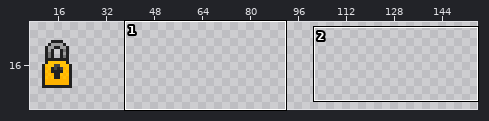
Two states of a pixel-art file, lock.aseprite. The first picture is a wide view before the edit; the outline marks the close-up.
Close-up. As it was:
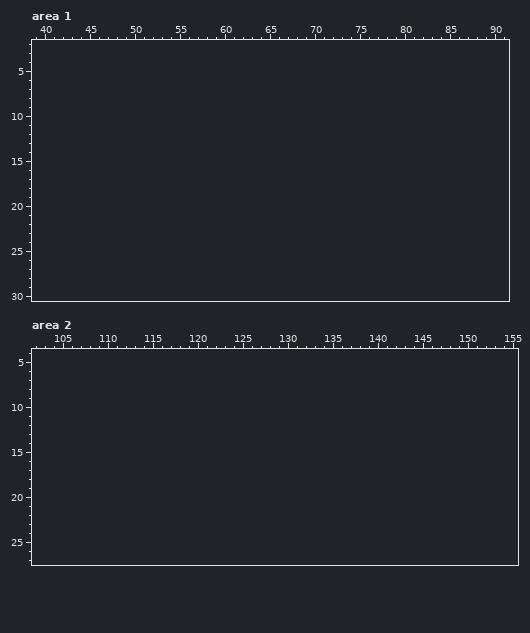
32x32 pixels, 1 frame. Shown: area 1: x 39..91, y 2..30; area 2: x 102..155, y 4..27. The old version is drawn lined up with the new one, on the new canvas. The wide view leaves out empty margins.
The result:
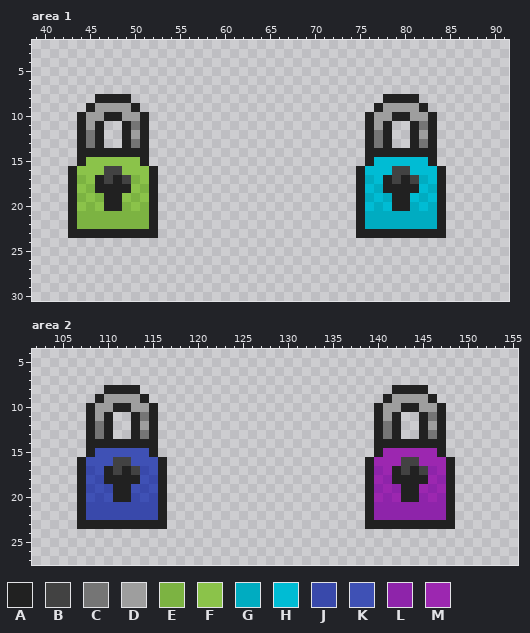
Palette (. is transparent): A #212121  B #424242  C #757575  D #9e9e9e  E #7cb342  F #8bc34a  G #00acc1  H #00bcd4  J #3949ab  K #3f51b5  L #8e24aa  M #9c27b0
Log entry: feat: different key tiers and lock tiers
Diff:
canvas 32x32 -> 160x32
Changed rows in their new state; - is an unchanged pixel.
Area 1:
first column x 43:
 8 ---AAAA----------------------------AAAA---
 9 --ADDDDA--------------------------ADDDDA--
10 -ADDAADDA------------------------ADDAADDA-
11 -ADA--ACA------------------------ADA--ACA-
12 -ACA--ADA------------------------ACA--ADA-
13 -ACA--ACA------------------------ACA--ACA-
14 -AAAAAAAA------------------------AAAAAAAA-
15 -AFFFFFFA------------------------AHHHHHHA-
16 AFFFBBFFFA----------------------AHHHBBHHHA
17 AEFABABEFA----------------------AGHABABGHA
18 AFEAAAAFEA----------------------AHGAAAAHGA
19 AEFEAAFEFA----------------------AGHGAAHGHA
20 AFEFAAEFEA----------------------AHGHAAGHGA
21 AEEEEEEEEA----------------------AGGGGGGGGA
22 AEEEEEEEEA----------------------AGGGGGGGGA
23 AAAAAAAAAA----------------------AAAAAAAAAA
Area 2:
first column x 107:
 8 ---AAAA----------------------------AAAA---
 9 --ADDDDA--------------------------ADDDDA--
10 -ADDAADDA------------------------ADDAADDA-
11 -ADA--ACA------------------------ADA--ACA-
12 -ACA--ADA------------------------ACA--ADA-
13 -ACA--ACA------------------------ACA--ACA-
14 -AAAAAAAA------------------------AAAAAAAA-
15 -AKKKKKKA------------------------AMMMMMMA-
16 AKKKBBKKKA----------------------AMMMBBMMMA
17 AJKABABJKA----------------------ALMABABLMA
18 AKJAAAAKJA----------------------AMLAAAAMLA
19 AJKJAAKJKA----------------------ALMLAAMLMA
20 AKJKAAJKJA----------------------AMLMAALMLA
21 AJJJJJJJJA----------------------ALLLLLLLLA
22 AJJJJJJJJA----------------------ALLLLLLLLA
23 AAAAAAAAAA----------------------AAAAAAAAAA
